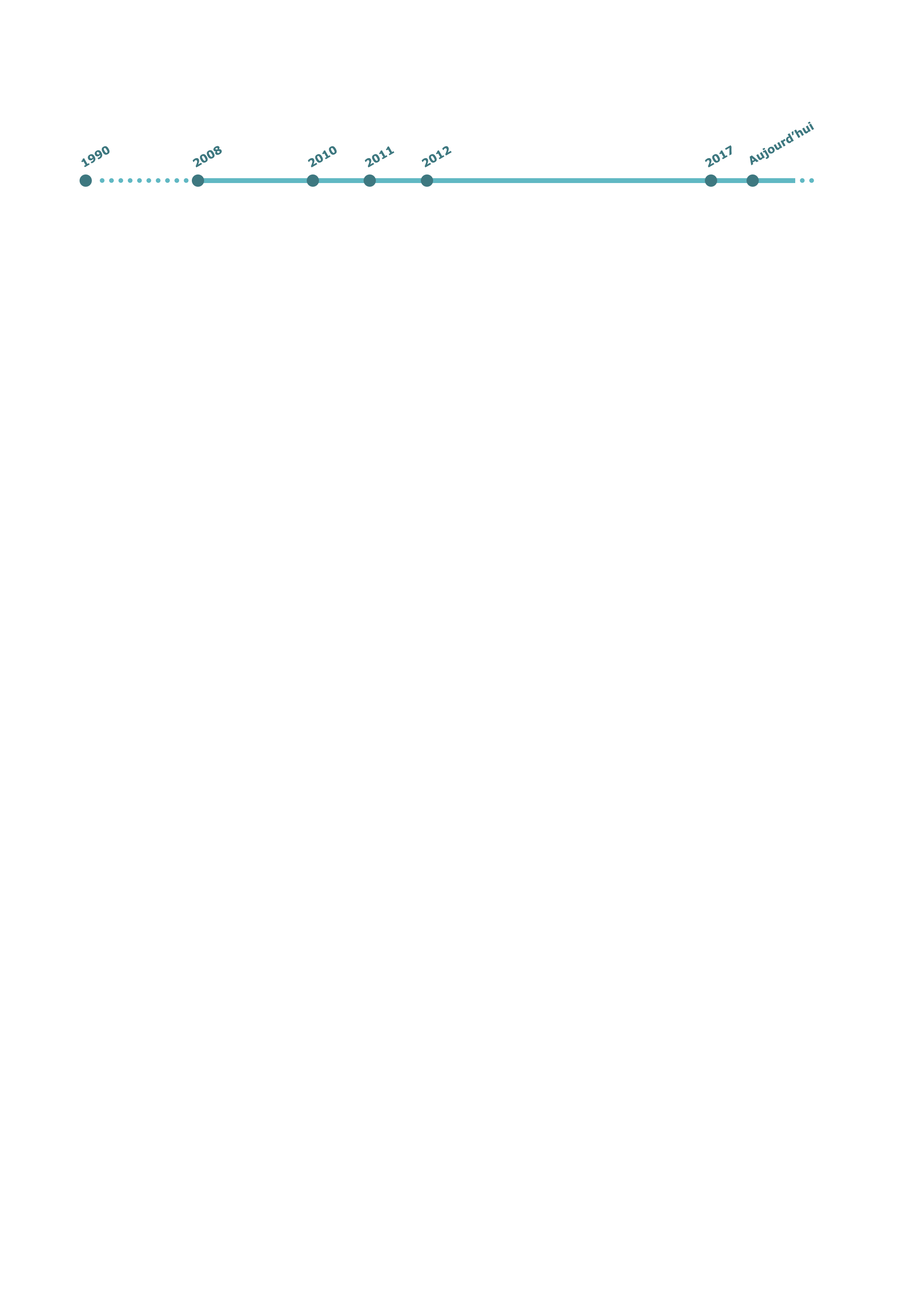
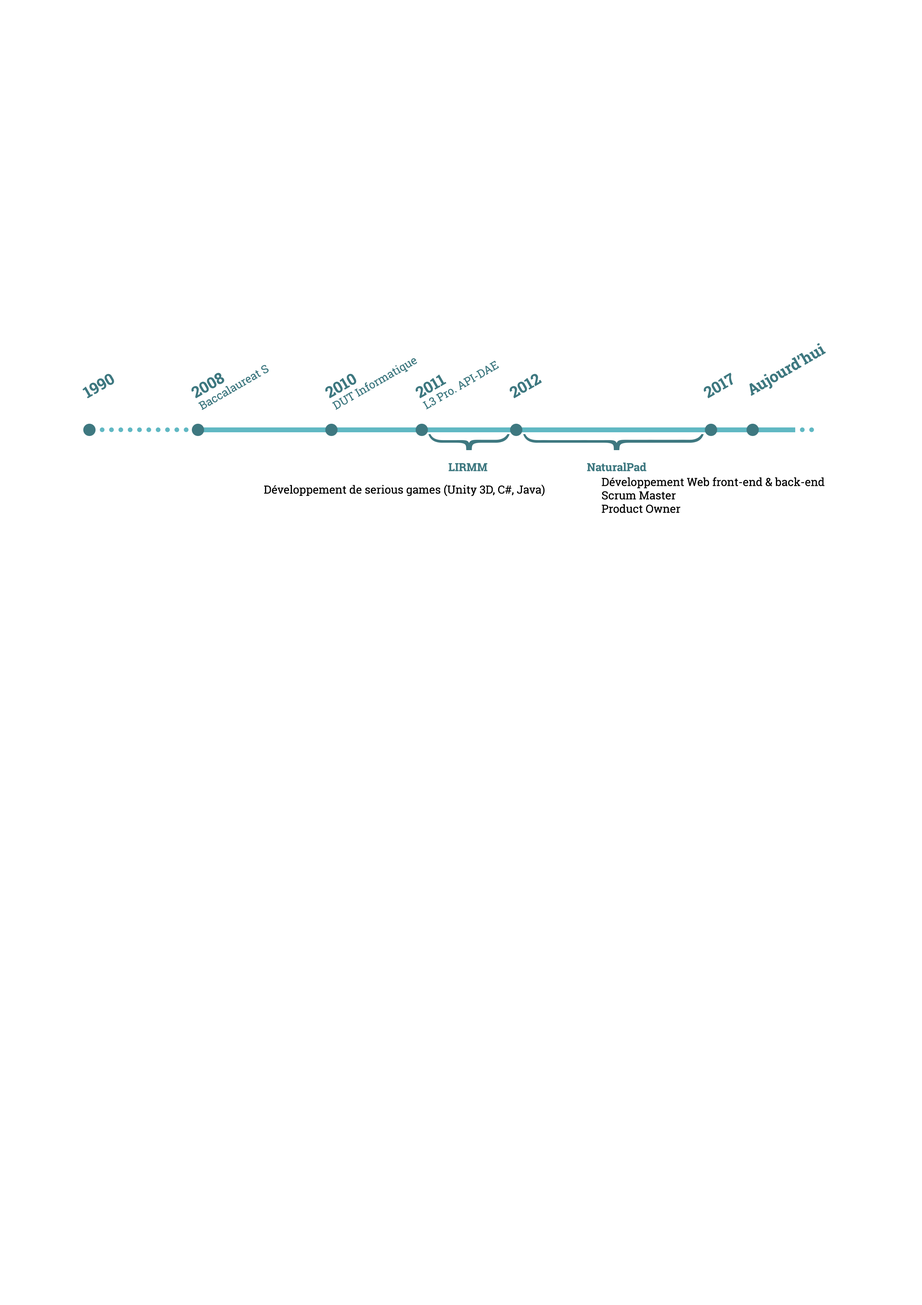
Comparing the layer stacks of the two 922 x 1305 images. Changes:
added group "Time Line 2" with 25 layers above "Time Line 1" over [82, 342, 827, 513]
added layer "} copy" in group "Time Line 2" over [523, 434, 705, 451]
added layer "} copy 2" in group "Time Line 2" over [428, 434, 510, 451]
added layer "Développement Web front-end & back-end Scrum Master Product Own" in group "Time Line 2" over [601, 477, 825, 513]
added layer "Développement de serious games (Unity 3D, C#, Java)" in group "Time Line 2" over [264, 484, 545, 497]
added layer "L3 Pro. API-DAE" in group "Time Line 2" over [422, 360, 500, 410]
added layer "DUT Informatique" (1st of 2, in "Time Line 2") in group "Time Line 2" over [332, 358, 418, 410]
added layer "Baccalaureat S" (1st of 2, in "Time Line 2") in group "Time Line 2" over [198, 364, 269, 411]
added layer "Aujourd’hui" (1st of 2, in "Time Line 2") in group "Time Line 2" over [749, 342, 827, 396]
added layer "2017" (1st of 2, in "Time Line 2") in group "Time Line 2" over [704, 372, 734, 399]
added layer "2012" (1st of 2, in "Time Line 2") in group "Time Line 2" over [509, 373, 543, 399]
added layer "2011" (1st of 2, in "Time Line 2") in group "Time Line 2" over [415, 374, 447, 399]
added layer "2010" (1st of 2, in "Time Line 2") in group "Time Line 2" over [325, 373, 357, 399]
added layer "2008" (1st of 2, in "Time Line 2") in group "Time Line 2" over [191, 372, 225, 399]
added layer "1990" (1st of 2, in "Time Line 2") in group "Time Line 2" over [82, 373, 115, 399]
added layer "Barre" (1st of 2, in "Time Line 2") in group "Time Line 2" over [99, 427, 819, 433]
hid group "Time Line 1" (20 layers) over [79, 121, 819, 187]
painted on "Aujourd’hui" (2nd of 2, in "Time Line 1") over [749, 121, 815, 166]
painted on "2012" (2nd of 2, in "Time Line 1") over [421, 146, 452, 168]
painted on "2008" (2nd of 2, in "Time Line 1") over [192, 145, 223, 168]
…and 14 more changes (9 added, 1 moved_by, 4 painted)
